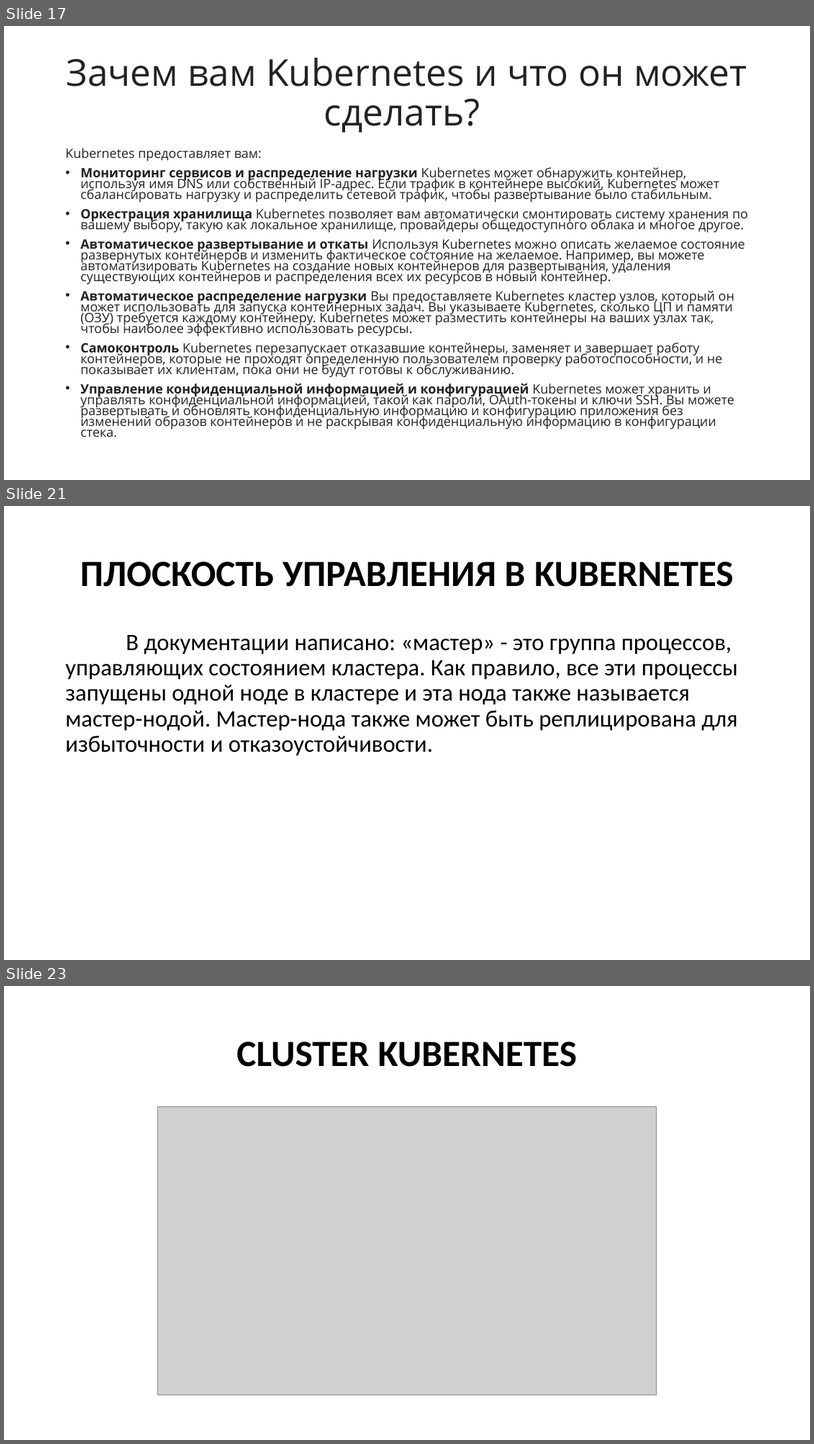
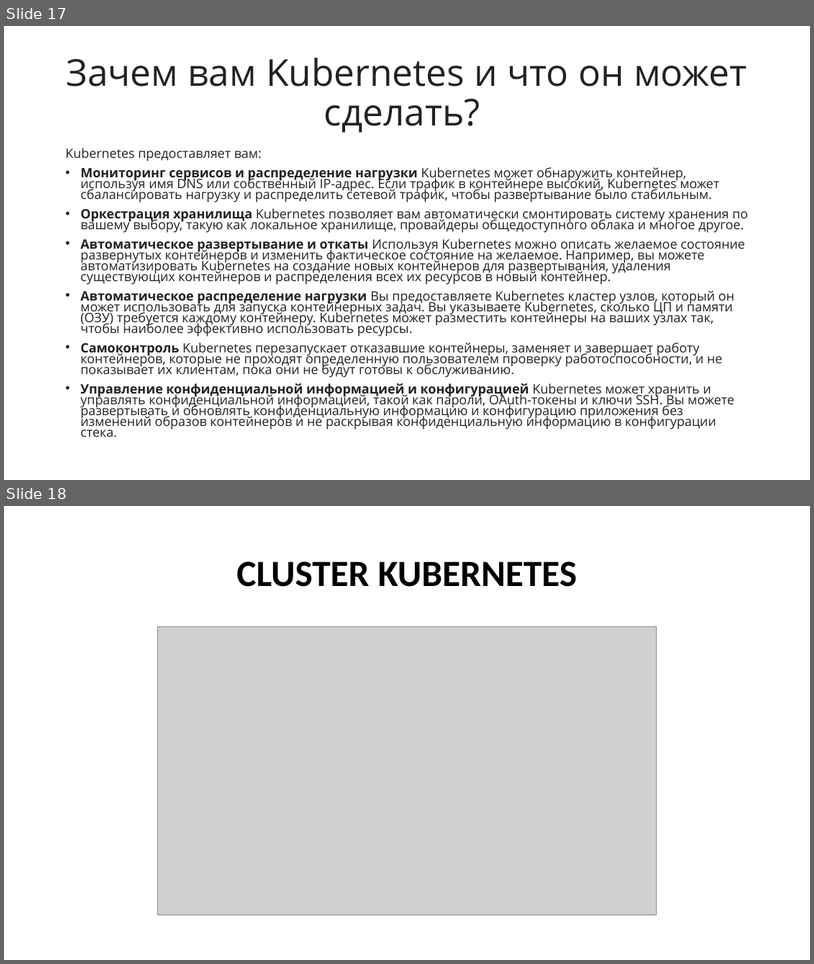
Before and after one commit to Kollekcioner47/k8s, a slide deck: k8s.pptx. Shown one above the other, each under a label of ours: slides 17, 21 and 23 before the commit, slides 17 and 18 after it; the slides between them are not shown. The pictures are 814x1444 and 814x964 pixels, drawn with LibreOffice and Linux fonts; fonts in the diff are those of the drawing; grey boxes stand for pictures. Boxes give left, top, right and bottom in pixels: in the first picture for what was removed or moved away, otherwise in the second. Text is boxed around its words. In the diff, an @@ line names an element or a change of style, - is before the commit and + after.

```diff
--- a/k8s.pptx
+++ b/k8s.pptx
@@ slide 21 removed at bbox=[4, 506, 810, 960], background #FFFFFF @@
@@ title removed at bbox=[80, 561, 733, 587] @@
-ПЛОСКОСТЬ УПРАВЛЕНИЯ В KUBERNETES
@@ text removed at bbox=[65, 635, 738, 756] @@
-В документации написано: «мастер» - это группа процессов, управляющих состоянием кластера. Как правило, все эти процессы запущены одной ноде в кластере и эта нода также называется мастер-нодой. Мастер-нода также может быть реплицирована для избыточности и отказоустойчивости.
@@ what was slide 23 is now slide 18 @@
```
Also in this commit, not shown: 8 slides changed, 23 slides added, 11 other slides removed.
